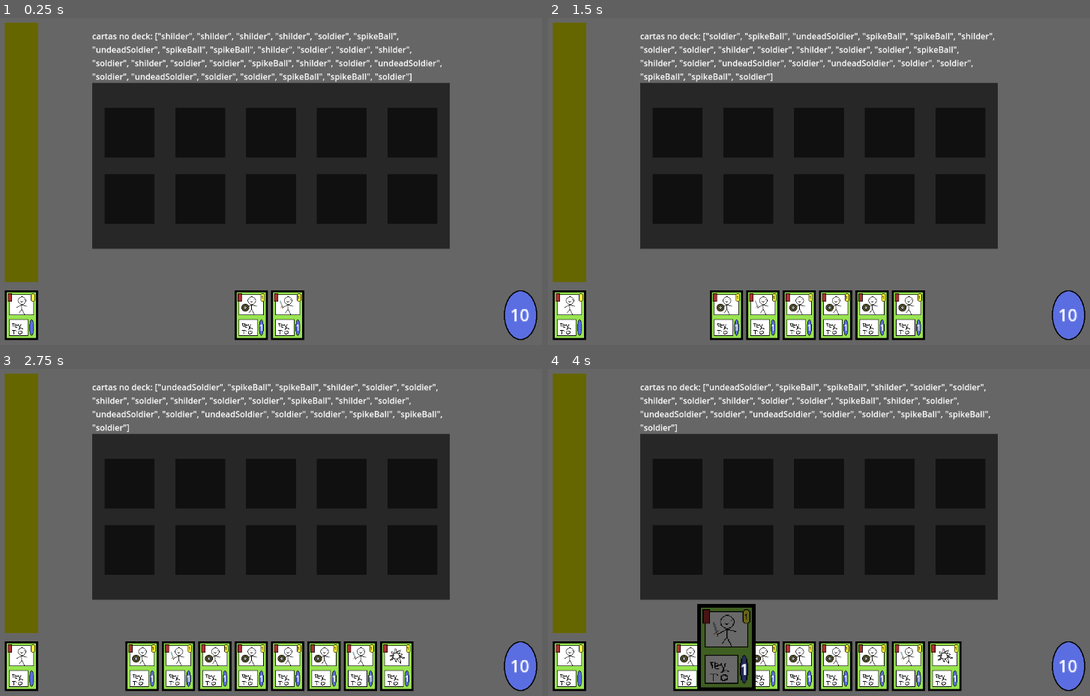
Above: before the commit, frames 1-4 (two rows, left to right).
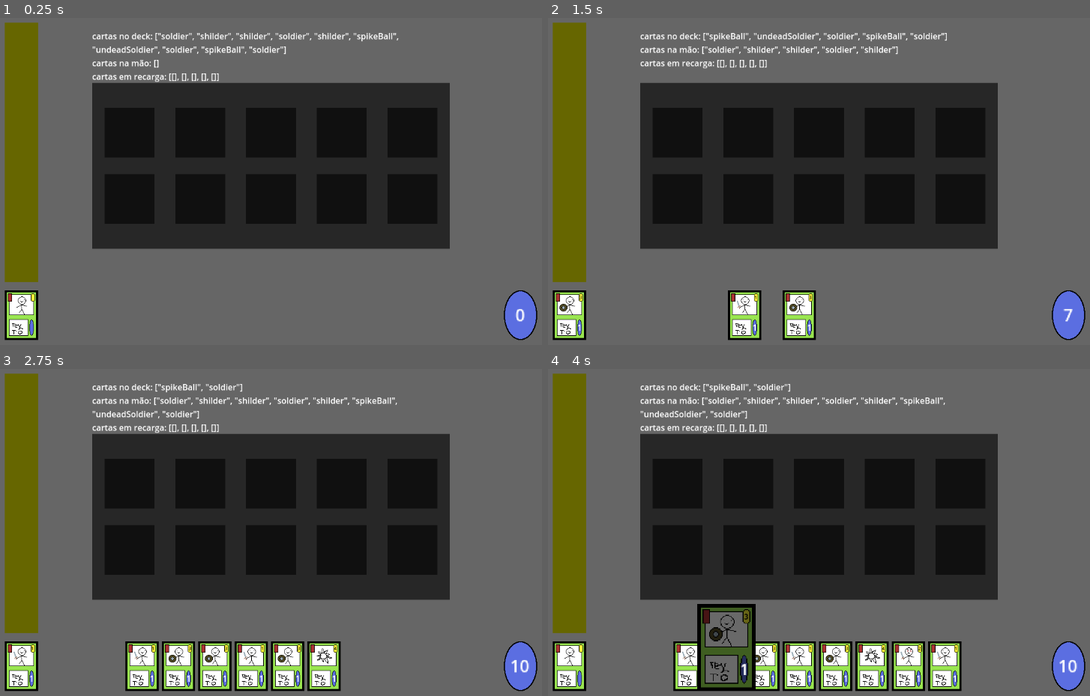
Above: after the commit, the same moments.

Repository: alguEM089/battleCards
Game: Godot game, scene res://Scenes/battle_table.tscn
The game is run twice, just before and just after one commit, with the same random seed, the same clock (stepped at 60 frames per second) and the same inputs.
Inputs:
- Up to frame 1 (0.25 s): no input
- Up to frame 2 (1.5 s): click "10" (after the commit: "0") at 0.5 s; click "10" (after the commit: "4") at 1.25 s
- Up to frame 3 (2.75 s): click "10" (after the commit: "7") at 2 s
- Up to frame 4 (4 s): click "1" at 2.75 s; click "1" at 3.5 s

The runs differ from the first frame. In frame 1, 4.0% of the frame differs, in the area x 17-98%, y 4-99%; in frame 2, 6.6%, in the area x 2-98%, y 4-99%; in frame 3, 4.1%; in frame 4, 2.3%.

Commit message:
adição do script de controle de mesa e algumas animações simples

Diff:
--- a/Scenes/battle_table.tscn
+++ b/Scenes/battle_table.tscn
@@ -1,5 +1,6 @@
-[gd_scene load_steps=10 format=3 uid="uid://beb8w1x1mlhlm"]
-
+[gd_scene load_steps=11 format=3 uid="uid://beb8w1x1mlhlm"]
+
+[ext_resource type="Script" path="res://Scripts/controler.gd" id="1_41ca1"]
 [ext_resource type="Texture2D" uid="uid://b8b8l4is5qjsi" path="res://Assets/base_letter.png" id="1_bi0l6"]
 [ext_resource type="Script" path="res://Scripts/tabuleiro.gd" id="1_onsnb"]
 [ext_resource type="PackedScene" uid="uid://btirj2ajv7aig" path="res://Scenes/unit.tscn" id="1_p8e50"]
@@ -7,10 +8,11 @@
 [ext_resource type="Script" path="res://Scripts/hand_controler.gd" id="3_6wquk"]
 [ext_resource type="Script" path="res://Scripts/recharge line bg.gd" id="3_tw843"]
 [ext_resource type="PackedScene" uid="uid://d3b77joabtd44" path="res://Scenes/recharge_letter_contain.tscn" id="4_80fc2"]
-[ext_resource type="Script" path="res://Scripts/label_mana.gd" id="5_hlen8"]
+[ext_resource type="Script" path="res://Scripts/mana.gd" id="5_hlen8"]
 [ext_resource type="Script" path="res://Scripts/info.gd" id="8_3pnmy"]
 
 [node name="battle table" type="Node2D"]
+script = ExtResource("1_41ca1")
 
 [node name="bg" type="ColorRect" parent="."]
 offset_right = 1152.0
@@ -197,6 +199,7 @@
 offset_right = 1088.0
 offset_bottom = 624.0
 texture_normal = ExtResource("2_c1lso")
+script = ExtResource("5_hlen8")
 
 [node name="label_mana" type="Label" parent="mana"]
 layout_mode = 0
@@ -206,7 +209,6 @@
 text = "0"
 horizontal_alignment = 1
 vertical_alignment = 1
-script = ExtResource("5_hlen8")
 
 [node name="hand_controler" type="Node2D" parent="."]
 script = ExtResource("3_6wquk")
@@ -226,4 +228,4 @@
 autowrap_mode = 3
 script = ExtResource("8_3pnmy")
 
-[connection signal="pressed" from="mana" to="mana/label_mana" method="_on_mana_pressed"]
+[connection signal="pressed" from="mana" to="mana" method="_on_pressed"]
--- /dev/null
+++ b/Scripts/controler.gd
@@ -0,0 +1,48 @@
+extends Node2D
+class_name GameControler
+
+var can_buy := false
+
+func _ready() -> void:
+	Global.Controler = self
+	await get_tree().create_timer(1).timeout
+	can_buy = true
+	turn_init()
+
+func turn_end() -> void:
+	if Global.letter_in_hand.size() > 7:
+		Global.buy_letters_count = 2.0
+		Global.mana_gain = 2.5
+	if Global.buy_letters_count < Global.MAX_HAND_LETTER:
+		Global.buy_letters_count += 0.5
+	var lInRecharge := 0
+	for n in Global.letter_in_recharge:
+		lInRecharge += n.size()
+
+	if lInRecharge > 0:
+		_update_recharge_line()
+		await Global.recharge_line.UpdateLetterPos
+	turn_init()
+
+func turn_init(limitMana:=true) -> void:
+	Global.mana += int(Global.mana_gain)
+	if Global.mana_gain < Global.MAX_MANA:
+		Global.mana_gain += 0.5
+	if (Global.mana > Global.MAX_MANA) and limitMana:
+		Global.mana = Global.MAX_MANA
+	Global.update_mana()
+	_buy_letters(int(Global.buy_letters_count))
+
+func _buy_letters(quant:int, buy:=can_buy) -> void:
+	can_buy = buy
+	if can_buy:
+		can_buy = false
+		for a in range(quant):
+			Global.hand_controler.instance_letter()
+		Global.hand_controler.adjust_letters_pos()
+		await Global.hand_controler.IsLetterOk
+		can_buy = true
+
+func _update_recharge_line() -> void:
+	Global.recharge_line.update_recharge_line()
+	Global.recharge_line.update_letters_pos()
--- a/Scripts/global.gd
+++ b/Scripts/global.gd
@@ -1,14 +1,16 @@
 extends Node
 
 #region Referencia de nós
+## O controlador geral do jogo
+var Controler : GameControler
 ## O tabuleiro onde são invocada as unidades
 var tabuleiro : ColorRect
 ## Label que mostra a quantia de mana atual
-var label_mana : Label
+var mana_contain : TextureButton
 ## Linha de racarga que mostra o tempo (em rodadas) para as cartas usadas voltarem para mesa
 var recharge_line : RechargeLine
 ## Nó que controla as cartas que estão na mão do jogador
-var hand_controler : Node2D
+var hand_controler : HandControler
 #endregion
 
 #region Dicionarios de controle de atributos
@@ -21,12 +23,12 @@
 	},
 	"shilder" : {
 		"description" : "Invoca uma unidade de 1 ataque, com 1 de dano e 3 defesa.",
-		"mana_cost" : 1, "recharge_time" : 1, "deck_return" : "comum",
+		"mana_cost" : 1, "recharge_time" : 3, "deck_return" : "comum",
 		"deck_buy" : 0, "type" : "Unidade"
 	},
 	"spikeBall" : {
 		"description" : "Invoca uma unidade que causa 1 ataque a quem o ataca. Não pode atacar.",
-		"mana_cost" : 1, "recharge_time" : 1, "deck_return" : "comum",
+		"mana_cost" : 1, "recharge_time" : 4, "deck_return" : "comum",
 		"deck_buy" : 0, "type" : "Unidade"
 	},
 	"undeadSoldier" : {
@@ -71,6 +73,11 @@
 #endregion
 
 #region Variaveis de controle de cartas em partida
+
+const MAX_HAND_LETTER := 10
+## Controla a quantidade de cartas que o jogador vai comprar por rodada
+var buy_letters_count := 2.0
+
 ## Controla as cartas que esta na mão do jogador
 var letter_in_hand := []
 ## Controla as cartas que atualmente estão no deck, que o jogador pode comprar
@@ -86,28 +93,22 @@
 ### na região "Dicionarios de controle de atributos"
 #endregion
 
-## Constante que diz o maximo de mana que o jogador pode ter por rodada
-const MAX_MANA := 10
 ## Variavel que contem as cartas escolhidas para a partida atual
 var deck := [
-	"spikeBall", "shilder", "undeadSoldier", "soldier", "shilder",
-	"soldier", "spikeBall", "shilder", "soldier", "soldier",
-	"spikeBall", "shilder", "undeadSoldier", "soldier", "shilder",
-	"soldier", "spikeBall", "shilder", "soldier", "soldier",
 	"spikeBall", "shilder", "undeadSoldier", "soldier", "shilder",
 	"soldier", "spikeBall", "shilder", "soldier", "soldier"
 ]
 
+## Constante que diz o maximo de mana que o jogador pode ter por rodada
+const MAX_MANA := 10
 ## controla a mana atual do jogador
-var mana := 10
-## Controla a quantidade de cartas que o jogador vai comprar por rodada
-var buy_letters_count := 2
+var mana := 0
+
+var mana_gain := 2.0
 
 # func ready
 func _ready() -> void:
 	set_deck()
-	for a in range(10):
-		print(ReturnDeck.priority())
 
 ## define o deck do jogo atual como o deck escolhido pelo jogador
 func set_deck() -> void:
@@ -122,8 +123,8 @@
 	return next_letter
 
 ## Atualiza a mana do jogador, o Label de mana da HUD e impede que tenha mais mana do que "MAX_MANA"
-func update_mana(mana_use: int) -> void:
+func update_mana(mana_use: int = 0) -> void:
 	mana -= mana_use
 	if mana > MAX_MANA:
 		mana = MAX_MANA
-	label_mana.update_text()
+	mana_contain.update_text()
--- a/Scripts/hand_controler.gd
+++ b/Scripts/hand_controler.gd
@@ -1,4 +1,7 @@
 extends Node2D
+class_name HandControler
+
+signal IsLetterOk
 
 ## Referencia ao Label que mostra ao jogador a descrição das cartas
 @onready var label_description: Label = $"../label_description"
@@ -6,9 +9,6 @@
 # func ready
 func _ready() -> void:
 	Global.hand_controler = self
-	for _a in range(Global.buy_letters_count):
-		instance_letter()
-	adjust_letters_pos()
 
 ## instancia uma nova carta e a configura
 func instance_letter() -> void:
@@ -16,6 +16,7 @@
 		var new_letter = Global.LETTER_SCENES[Global.buy_letter()].instantiate()
 
 		add_child(new_letter)
+		new_letter.global_position = Vector2(64, 528)
 		new_letter.connect("tree_exited", adjust_letters_pos)
 
 ## Ajusta a posição das cartas baseado na quantia de cartas na mão do jogador
@@ -25,8 +26,11 @@
 		ajuste = 35
 
 	for letter in get_children():
-		letter.global_position.x = (576 - (70 * int(float(get_child_count()) / 2))) + (letter.get_index() * 70) - ajuste
-		letter.global_position.y = 528
+		var tween = create_tween()
+		if tween:
+			tween.tween_property(letter, "position", Vector2(576 - (70 * int(float(get_child_count()) / 2)) + (letter.get_index() * 70) - ajuste, 528), 0.1).from(letter.position)
+			await tween.finished
+	emit_signal("IsLetterOk")
 
 ## garante que apenas uma carta esteja selecionada por vez
 ## recebe um prametro do id da carta seleciona (-1 não selecionada nenhuma carta)
--- a/Scripts/info.gd
+++ b/Scripts/info.gd
@@ -2,6 +2,6 @@
 
 ## mostra informações para o dev
 func _physics_process(_delta: float) -> void:
-	text =  str("\ncartas no deck: ", Global.letter_in_deck)# + \
-			#str("\ncartas na mão: ", Global.letter_in_hand) + \
-			#str("\ncartas em recarga: ", Global.letter_in_recharge)
+	text =  str("\ncartas no deck: ", Global.letter_in_deck) + \
+			str("\ncartas na mão: ", Global.letter_in_hand) + \
+			str("\ncartas em recarga: ", Global.letter_in_recharge)
--- a/Scripts/label_mana.gd
+++ /dev/null
@@ -1,19 +0,0 @@
-extends Label
-
-func _ready() -> void:
-	Global.label_mana = self
-	update_text()
-
-## Ataliza o valor do label da mana
-func update_text() -> void:
-	text = str(Global.mana)
-
-# Passa o turno e compra novas cartas
-func _on_mana_pressed() -> void:
-	for a in range(Global.buy_letters_count):
-		Global.hand_controler.instance_letter()
-
-	Global.recharge_line.update_recharge_line()
-	Global.recharge_line.update_letters_in_recharge()
-
-	Global.hand_controler.adjust_letters_pos()
--- /dev/null
+++ b/Scripts/mana.gd
@@ -0,0 +1,15 @@
+extends TextureButton
+
+@onready var label_mana: Label = $label_mana
+
+func _ready() -> void:
+	Global.mana_contain = self
+	update_text()
+
+## Ataliza o valor do label da mana
+func update_text() -> void:
+	label_mana.text = str(Global.mana)
+
+# Passa o turno e compra novas cartas
+func _on_pressed() -> void:
+	Global.Controler.turn_end()
--- a/Scripts/recharge line bg.gd
+++ b/Scripts/recharge line bg.gd
@@ -1,6 +1,7 @@
 extends ColorRect
+class_name RechargeLine
 
-class_name RechargeLine
+signal UpdateLetterPos
 
 func _ready() -> void:
 	Global.recharge_line = self
@@ -12,6 +13,19 @@
 			c.show_letters()
 
 ## atualiza as cartas no jogo que estão na linha de recarga
+func update_letters_pos() -> void:
+	for n in range(5):
+		get_child(n).is_show_letters = false
+		for l in get_child(n).get_children():
+			var tween = create_tween()
+
+			tween.tween_property(l, "position", Vector2(0, l.position.y + 100), 0.1).from(l.position)
+			await tween.finished
+			if l.position.y >= 500:
+				l.queue_free()
+
+	emit_signal("UpdateLetterPos")
+
 func update_letters_in_recharge() -> void:
 	for n in range(5):
 		get_child(n).is_show_letters = false
@@ -19,6 +33,8 @@
 			l.queue_free()
 
 	for space in range(5):
+		for letter in get_child(space).get_children():
+			letter.queue_free()
 		for letter in Global.letter_in_recharge[space]:
 			var new_sprite = Sprite2D.new()
 			get_child(space).add_child(new_sprite)
@@ -48,4 +64,4 @@
 		"botton":
 			return ReturnDeck.botton()
 		_:
-			return -1
+			return ReturnDeck.comun()
--- a/Scripts/returnclass.gd
+++ b/Scripts/returnclass.gd
@@ -2,7 +2,10 @@
 class_name ReturnDeckClass
 
 func comun() -> int:
-	return randi_range(Global.letter_in_deck.size() - 2, Global.letter_in_deck.size())
+	if Global.letter_in_deck.size() > 3:
+		return randi_range(Global.letter_in_deck.size() - 2, Global.letter_in_deck.size())
+	else:
+		return Global.letter_in_deck.size()
 
 func botton() -> int:
 	return Global.letter_in_deck.size()
